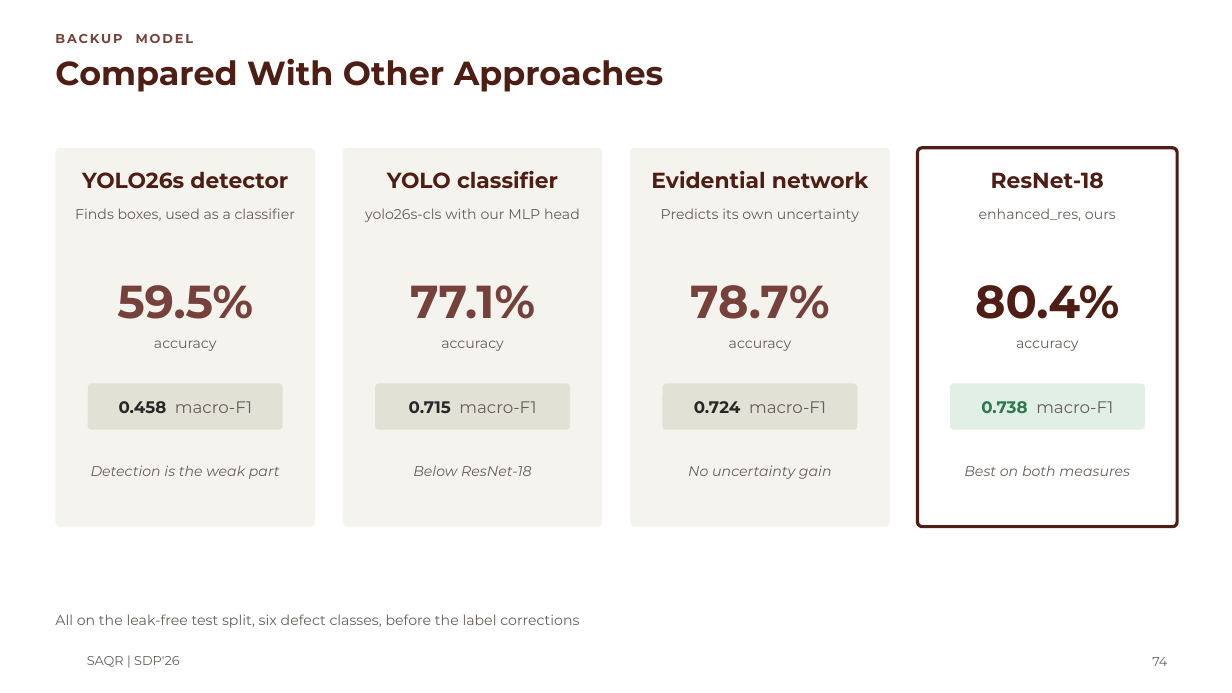
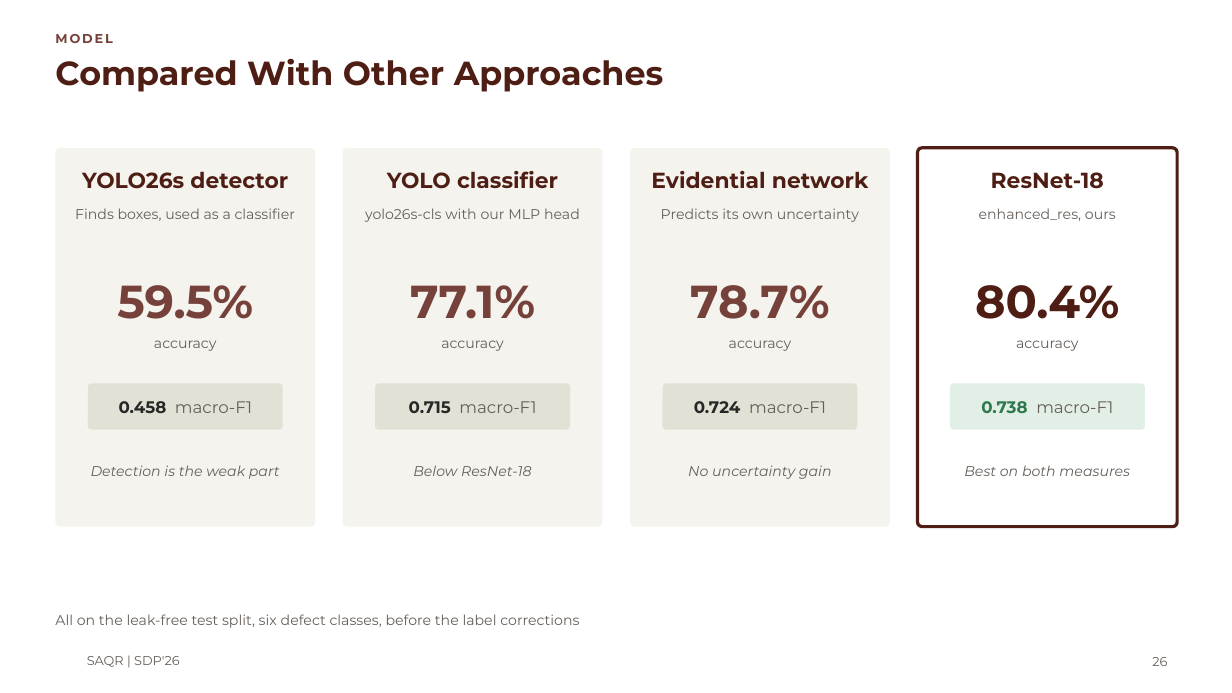
Before and after one commit to MASAR-AUS/SAQR, a slide deck: slide 26 of SAQR CMP490 Presentation.pptx (slide 74 before the commit). Drawn at 1232x693 pixels with LibreOffice and Linux fonts; fonts in the diff are those of the drawing; background and template pictures are left out. Boxes give left, top, right and bottom in pixels: in the first picture for what was removed or moved away, otherwise in the second. Text is boxed around its words. In the diff, an @@ line names an element or a change of style, - is before the commit and + after.

```diff
--- a/SAQR CMP490 Presentation.pptx
+++ b/SAQR CMP490 Presentation.pptx
@@ text at (55, 34, 113, 43): text changed @@
-BACKUP MODEL
+MODEL
@@ page number at (1152, 657, 1167, 666): text changed @@
-74
+26
```
Also in this commit, not shown: 15 other slides changed, 3 other files.
